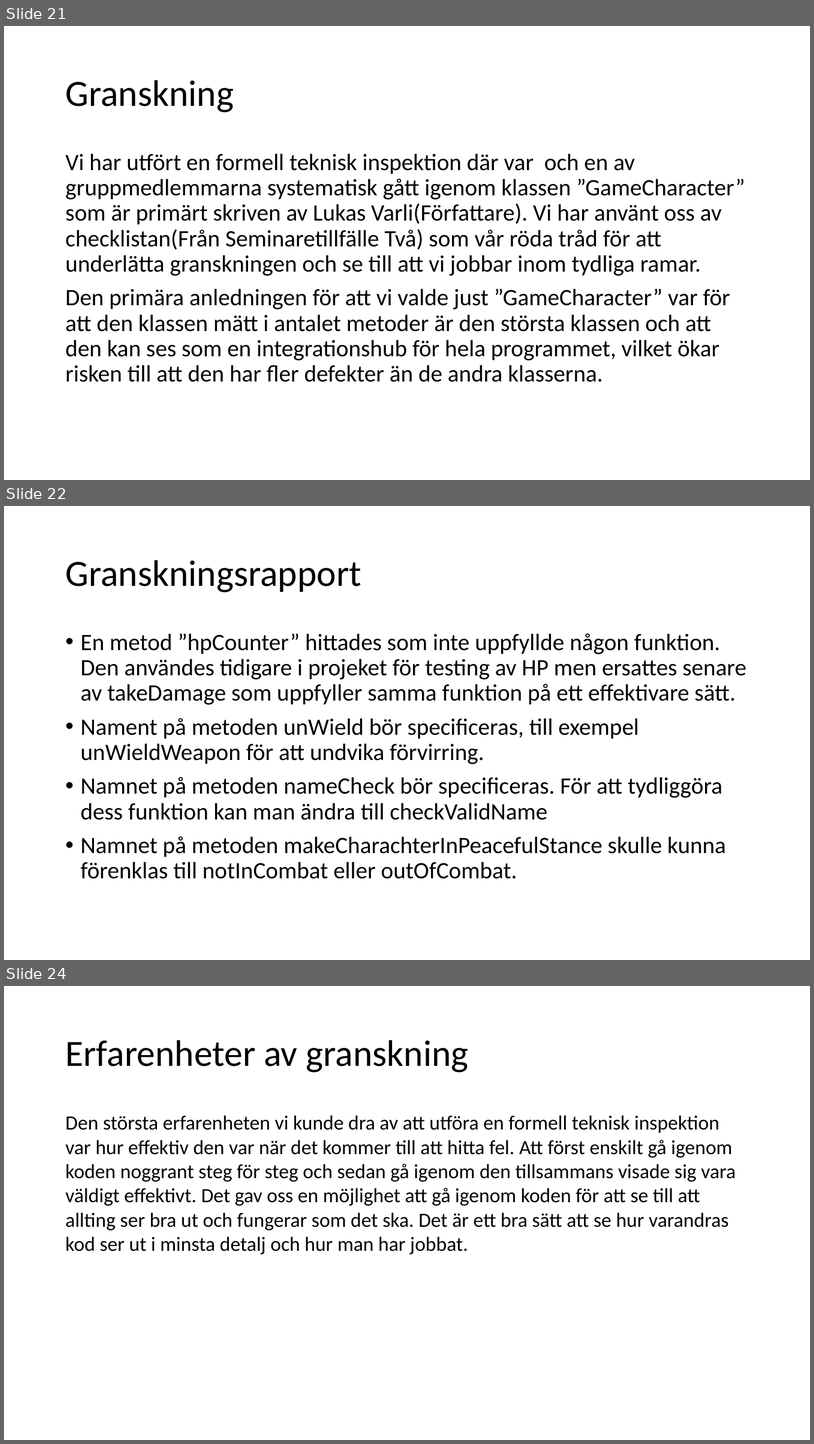
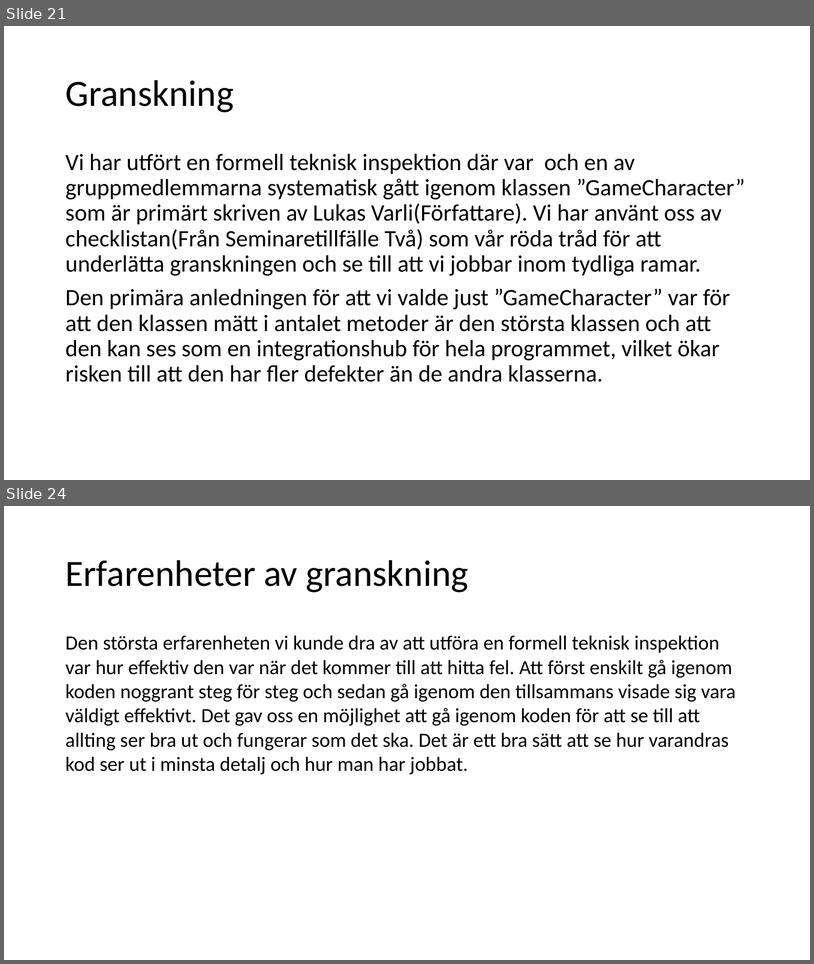
Before and after one commit to fyrtio2/projektINTE, a slide deck: 01 Dokumentation/slutredovisning.pptx. Shown one above the other, each under a label of ours: slides 21, 22 and 24 before the commit, slides 21 and 24 after it; the slides between them are not shown. The pictures are 814x1444 and 814x964 pixels, drawn with LibreOffice and Linux fonts; fonts in the diff are those of the drawing. Boxes give left, top, right and bottom in pixels: in the first picture for what was removed or moved away, otherwise in the second. Text is boxed around its words. In the diff, an @@ line names an element or a change of style, - is before the commit and + after.

```diff
--- a/01 Dokumentation/slutredovisning.pptx
+++ b/01 Dokumentation/slutredovisning.pptx
@@ slide 22 removed at (x1=4, y1=506, x2=810, y2=960), background #FFFFFF @@
@@ title removed at (x1=65, y1=560, x2=362, y2=592) @@
-Granskningsrapport
@@ text removed at (x1=81, y1=633, x2=747, y2=879) @@
-• En metod ”hpCounter” hittades som inte uppfyllde någon funktion. Den användes tidigare i projeket för testing av HP men ersattes senare av takeDamage som uppfyller samma funktion på ett effektivare sätt.
-• Nament på metoden unWield bör specificeras, till exempel unWieldWeapon för att undvika förvirring.
-• Namnet på metoden nameCheck bör specificeras. För att tydliggöra dess funktion kan man ändra till checkValidName
-• Namnet på metoden makeCharachterInPeacefulStance skulle kunna förenklas till notInCombat eller outOfCombat.
```
Also in this commit, not shown: 2 slides changed, 1 slide added.
